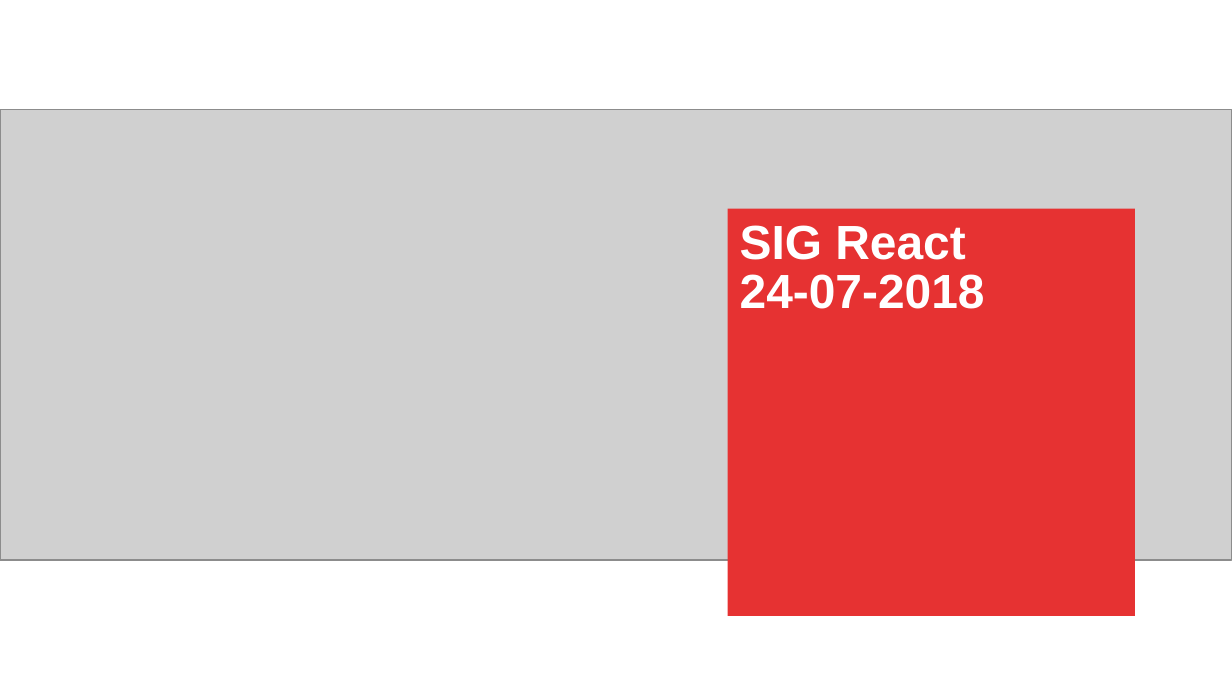
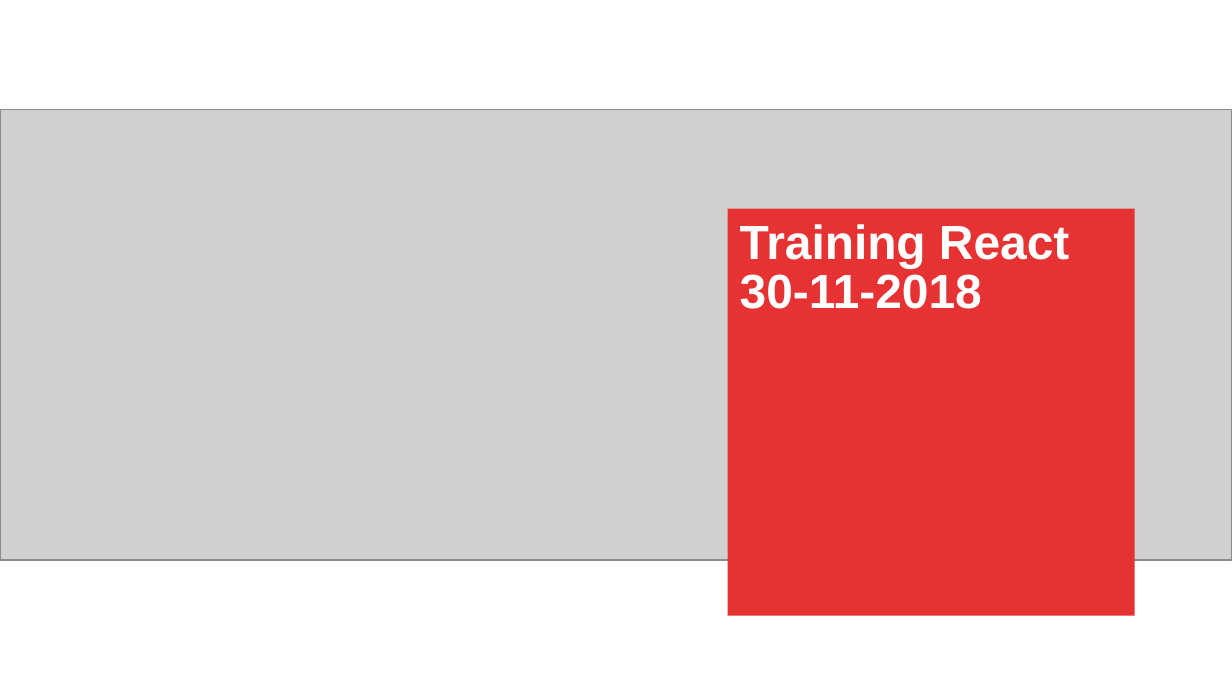
Before and after one commit to AMIS-Services/react-series, a slide deck: slide 1 of sig1/slides/SIG react 1.pptx. Drawn at 1232x693 pixels with LibreOffice and Linux fonts; fonts in the diff are those of the drawing; grey boxes stand for pictures; background and template pictures are left out. Boxes give left, top, right and bottom in pixels: in the first picture for what was removed or moved away, otherwise in the second. Text is boxed around its words. In the diff, an @@ line names an element or a change of style, - is before the commit and + after.

```diff
--- a/sig1/slides/SIG react 1.pptx
+++ b/sig1/slides/SIG react 1.pptx
@@ text in rectangle at bbox=[740, 224, 1069, 309]: text changed @@
-SIG React
-24-07-2018
+Training React
+30-11-2018
```
Also in this commit, not shown: 7 other slides changed, 1 slide added, 21 other files.
